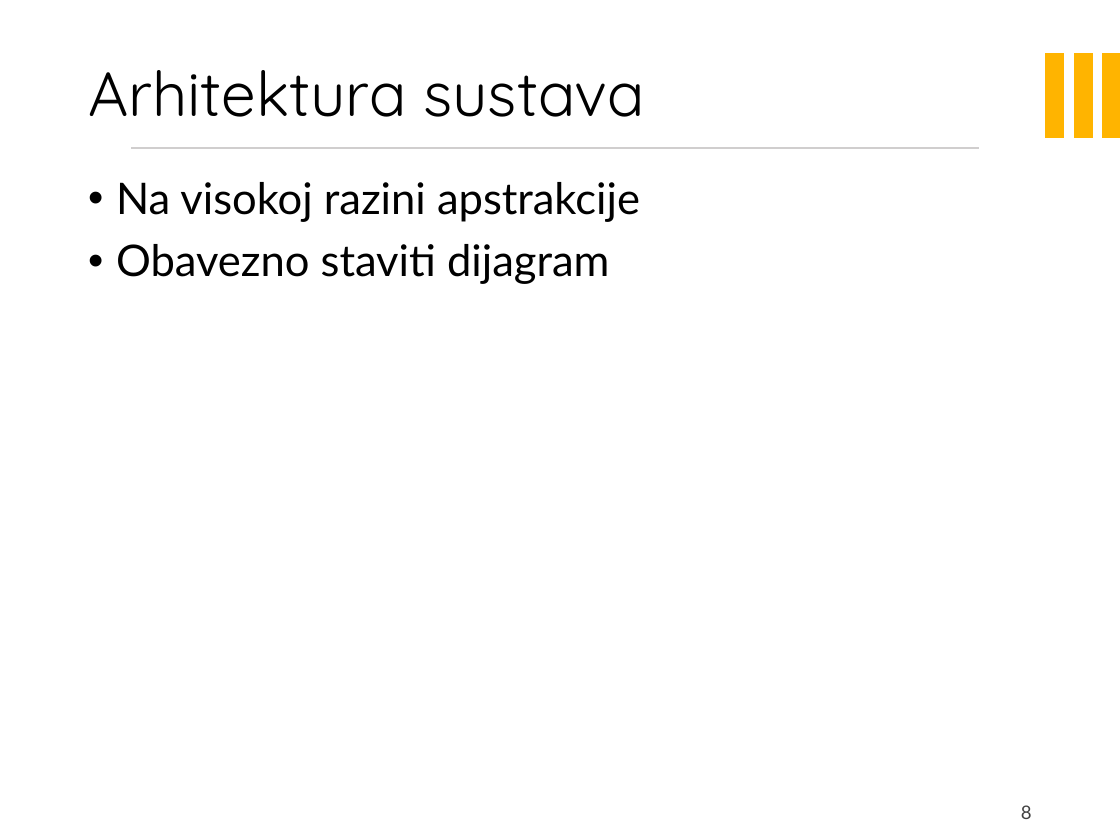
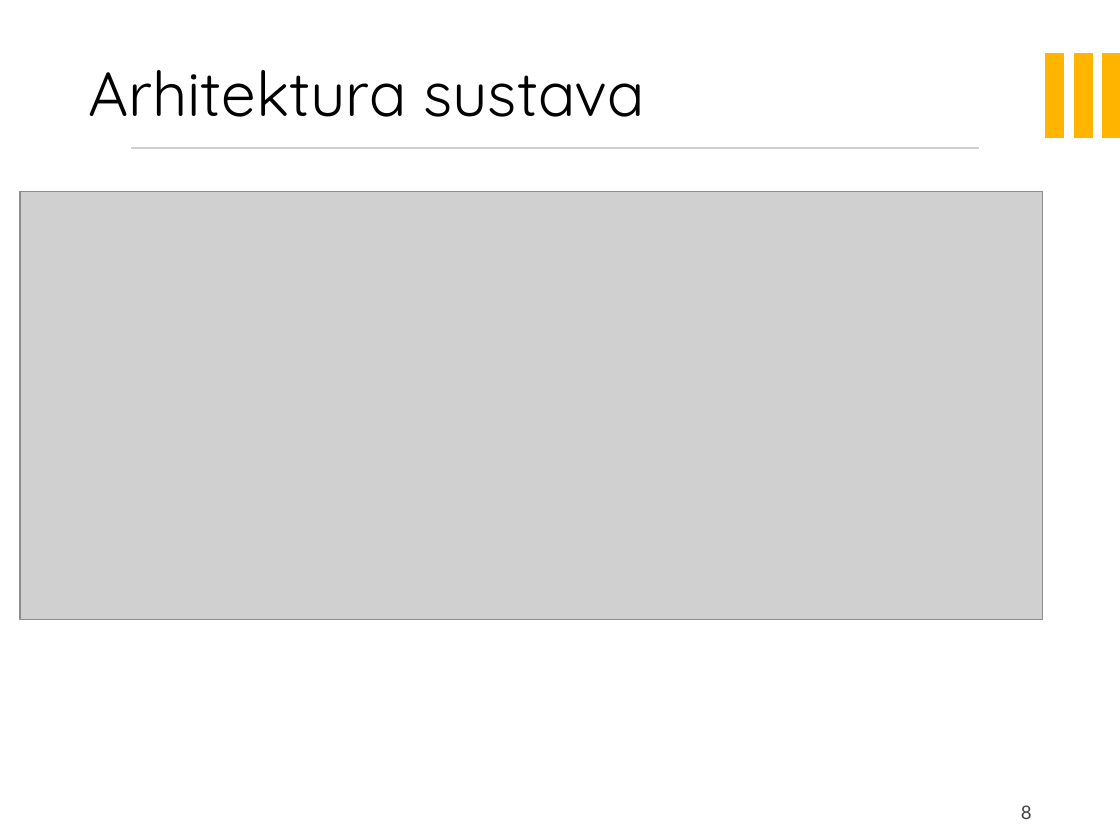
Before and after one commit to sleko01/cuvari-pasa, a slide deck: slide 8 of PrezentacijaProjekata.pptx. Drawn at 1120x840 pixels with LibreOffice and Linux fonts; fonts in the diff are those of the drawing; grey boxes stand for pictures; background and template pictures are left out. Boxes give left, top, right and bottom in pixels: in the first picture for what was removed or moved away, otherwise in the second. Text is boxed around its words. In the diff, an @@ line names an element or a change of style, - is before the commit and + after.

```diff
--- a/PrezentacijaProjekata.pptx
+++ b/PrezentacijaProjekata.pptx
@@ picture added at (x1=20, y1=192, x2=1043, y2=620) @@
@@ text removed at (x1=116, y1=182, x2=640, y2=284) @@
-• Na visokoj razini apstrakcije
-• Obavezno staviti dijagram
```
Also in this commit, not shown: 2 other slides changed, 2 slides added, 1 slide removed.
